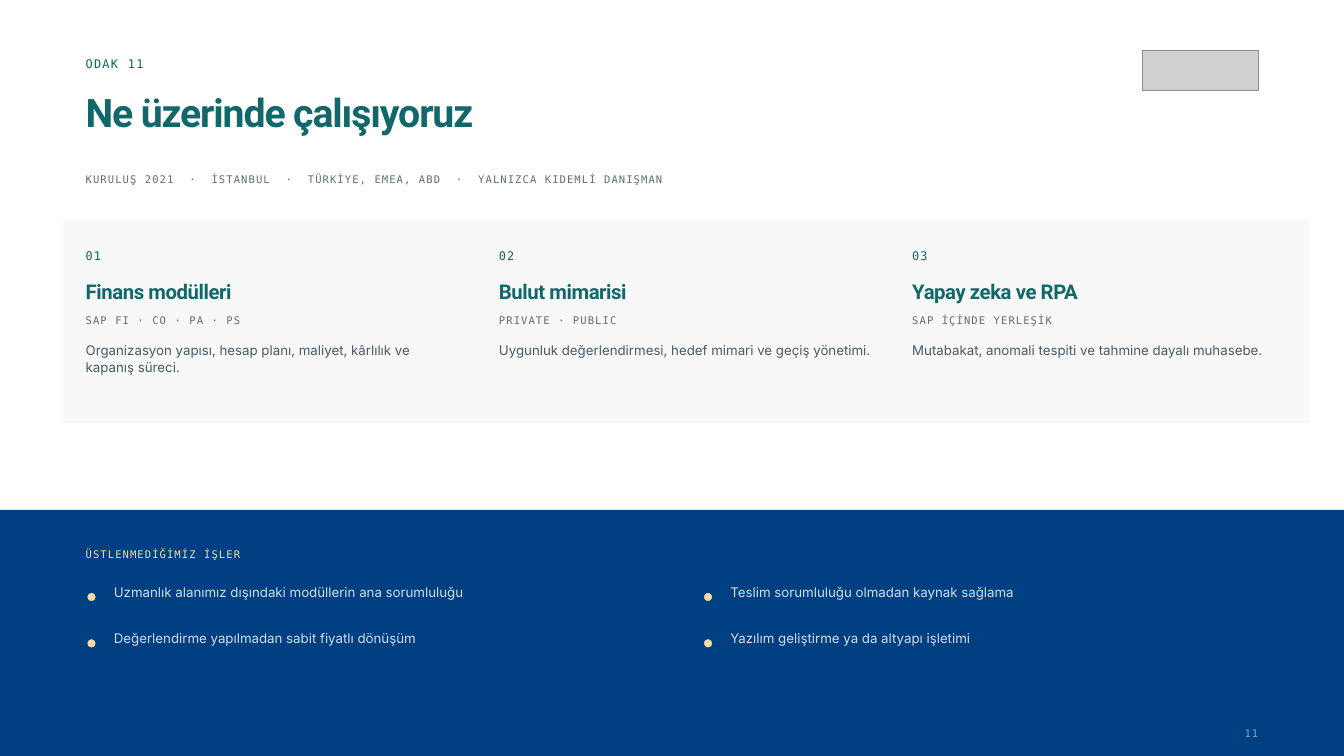
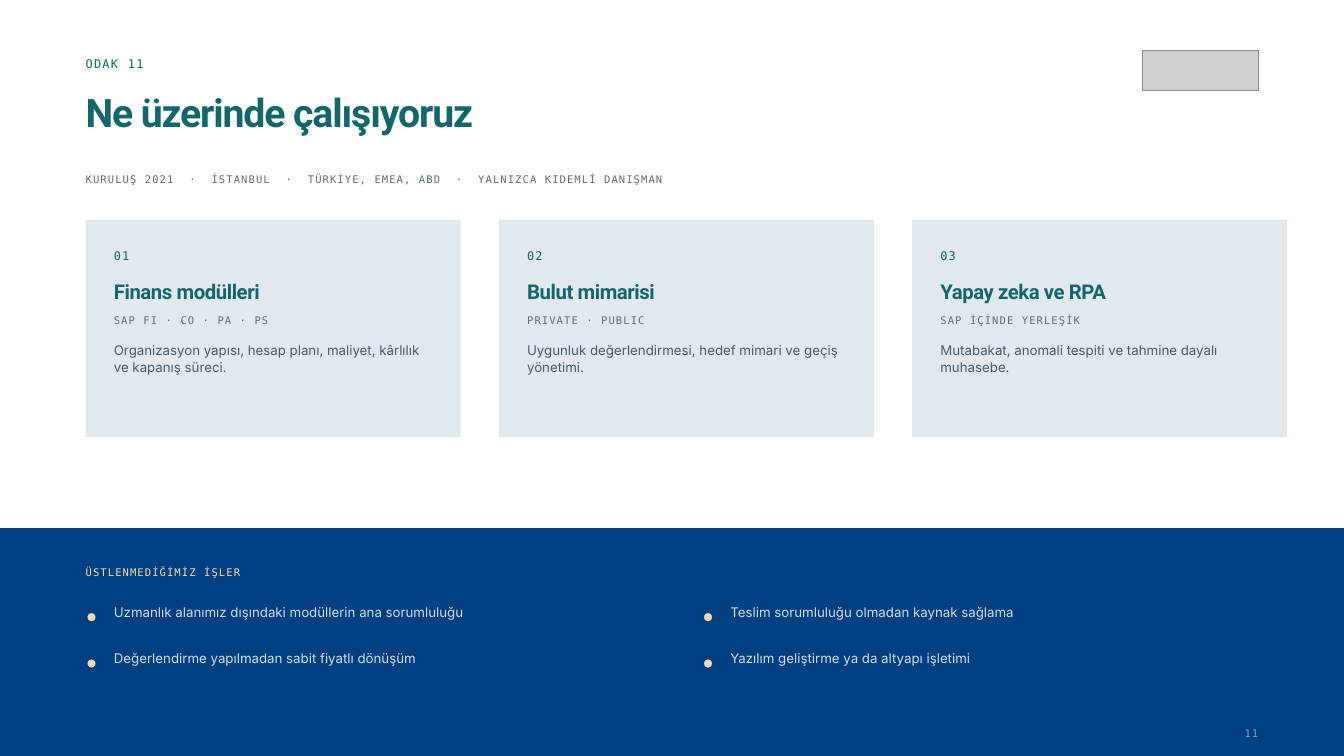
Before and after one commit to narinygt/Default, a slide deck: slide 12 of sunum/CPeak-Consultancy-Kurumsal-Tanitim.pptx. Drawn at 1344x756 pixels with LibreOffice and Linux fonts; fonts in the diff are those of the drawing; grey boxes stand for pictures. Boxes give left, top, right and bottom in pixels: in the first picture for what was removed or moved away, otherwise in the second. Text is boxed around its words. In the diff, an @@ line names an element or a change of style, - is before the commit and + after.

```diff
--- a/sunum/CPeak-Consultancy-Kurumsal-Tanitim.pptx
+++ b/sunum/CPeak-Consultancy-Kurumsal-Tanitim.pptx
@@ rectangle: place and size @@
-rectangle at [64, 220, 483, 423]
+rectangle at [86, 220, 461, 438]
@@ rectangle: place and size @@
-rectangle at [477, 220, 896, 423]
+rectangle at [499, 220, 874, 438]
@@ fill #F7F8F7 to #E2E9EE in 3 elements at [86, 220, 461, 438], [499, 220, 874, 438], [912, 220, 1288, 438] @@
@@ rectangle: place and size @@
-rectangle at [890, 220, 1310, 423]
+rectangle at [912, 220, 1288, 438]
@@ text "01": place and size @@
-text "01" at [86, 251, 101, 260]
+text "01" at [114, 251, 129, 260]
@@ text "02": place and size @@
-text "02" at [499, 251, 514, 260]
+text "02" at [527, 251, 542, 260]
@@ text "03": place and size @@
-text "03" at [912, 251, 927, 260]
+text "03" at [940, 251, 955, 260]
@@ text "Finans modülleri": place and size @@
-text "Finans modülleri" at [86, 283, 231, 300]
+text "Finans modülleri" at [114, 283, 260, 299]
@@ text "Bulut mimarisi": place and size @@
-text "Bulut mimarisi" at [499, 283, 626, 299]
+text "Bulut mimarisi" at [527, 283, 655, 299]
@@ text "Yapay zeka ve RPA": place and size @@
-text "Yapay zeka ve RPA" at [912, 283, 1078, 304]
+text "Yapay zeka ve RPA" at [940, 283, 1106, 304]
@@ text "SAP FI · CO · ..." rewrapped from [115, 316, 166, 324] to [143, 316, 157, 324] @@
@@ text "PRIVATE · PUBLIC" rewrapped from [499, 311, 874, 331] to [527, 311, 846, 331] @@
@@ text "SAP İÇİNDE YERLEŞİK": place and size @@
-text "SAP İÇİNDE YERLEŞİK" at [912, 316, 1052, 326]
+text "SAP İÇİNDE YERLEŞİK" at [940, 316, 1080, 326]
@@ text "Organizasyon yapısı, hesap planı, maliyet, ..." rewrapped from [86, 345, 410, 375] to [114, 345, 419, 375] @@
@@ text "Uygunluk değerlendirmesi, hedef mimari ve ..." rewrapped from [499, 345, 870, 358] to [527, 345, 838, 375] @@
@@ text "Mutabakat, anomali tespiti ve tahmine ..." rewrapped from [912, 345, 1262, 358] to [940, 345, 1218, 372] @@
@@ rectangle: place and size @@
-rectangle at [0, 510, 1344, 756]
+rectangle at [0, 528, 1344, 756]
@@ 5 texts, 4 ellipses: place and size @@
-5 texts, 4 ellipses at [88, 550, 1013, 646]
+5 texts, 4 ellipses at [88, 568, 1013, 666]
```
Also in this commit, not shown: 7 other slides changed, 4 slides added, 4 slides removed, 21 other files.
